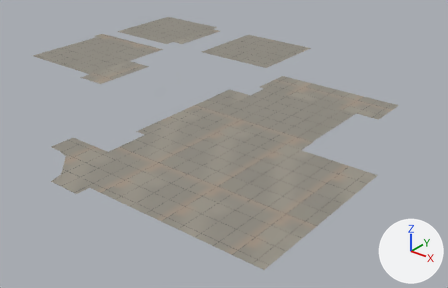
Two versions of the glTF model art-source/predios-colonia-v001/export/colony-shared-floor-v001.glb, one commit apart.
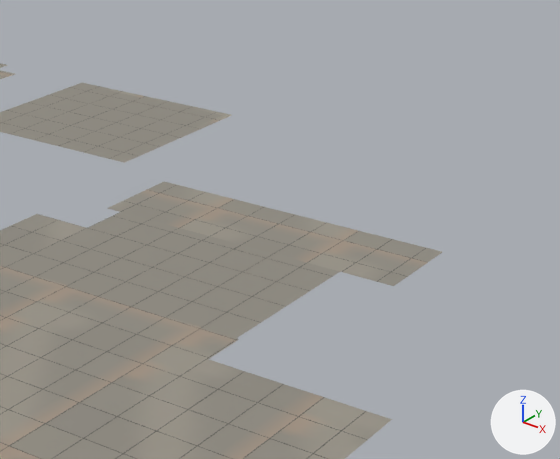
Old and new are each drawn whole from a 50 mm lens placed at (35.5, -49.6, 18.9), pointed at (3.2, -9.2, -6.1) and again close up on the part from 48% to 100% of the width and 0% to 67% of the height. Lighting does not change. The marker at lower right points along +X, +Y and +Z. The older version's two pictures come first. Vertices at exactly the same position are counted once.

Objects in the first close-up: 'ColonyFloor_Clean', 'ColonyFloor_Exterior'.
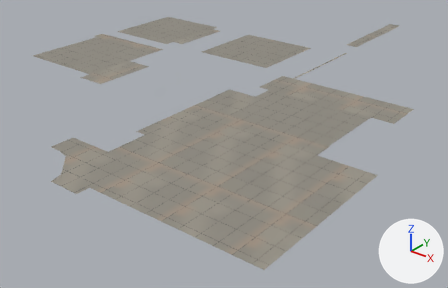
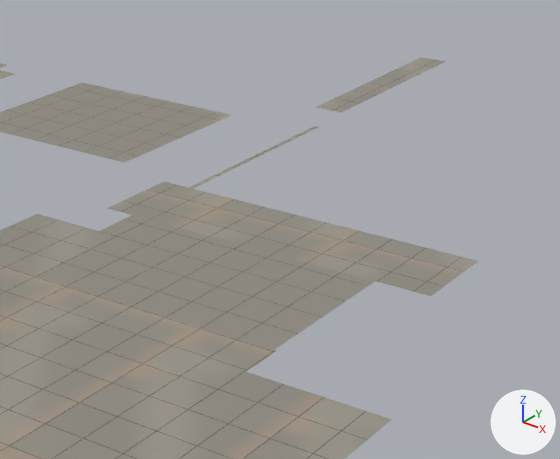
Where the change shows, as pixel boxes [x1, y1, x2, y2] in the close-ups (560 x 459 px; the box of a moved part takes in the faces that stretch with it):
'ColonyFloor_Exterior', reshaped: before [0, 70, 442, 459]; after [0, 57, 478, 459]
'ColonyFloor_Clean', reshaped: before [0, 63, 340, 338]; after [0, 63, 375, 350]
part 1 of me_colonyfloor_exterior_tilepatio, added: after [316, 57, 446, 113]
part 2 of me_colonyfloor_exterior_tilepatio, moved or reshaped: before [11, 239, 442, 459]; after [91, 248, 478, 459]
part 3 of me_colonyfloor_exterior_tilepatio, built on: after [0, 126, 318, 291]
part 4 of me_colonyfloor_clean_tilepatio, built on: before [228, 269, 337, 338]; after [228, 267, 375, 350]

The change in detail:
me_colonyfloor_exterior_tilepatio is used by ob_colonyfloor_exterior; location (0.0, 0.0, 0.0).
me_colonyfloor_exterior_tilepatio had 10247 vertices, 18366 faces and spanned x -16.8..21.5, y -30.0..4.0, z 0.0.
me_colonyfloor_exterior_tilepatio now has 12115 vertices, 21600 faces and spans x -16.8..21.5, y -30.0..17.8, z 0.0.
me_colonyfloor_exterior_tilepatio part 1: a new loose piece of 535 vertices spanning x 6.2..7.4, y 7.2..17.8, z 0.0, in mat_m_piso_patio_vcol.
me_colonyfloor_exterior_tilepatio part 2: 36 vertices moved within x 17.0, y -28.9..-4.9, z 0.0; 533 vertices removed from x 15.7..17.6, y -29.0..-4.8, z 0.0; 722 vertices added at x 16.1..18.8, y -29.0..-4.8, z 0.0.
me_colonyfloor_exterior_tilepatio part 3: 1 vertex moved within x 7.4, y -4.8, z 0.0; 10 vertices removed from x 6.3..6.4, y -29.7..-27.0, z 0.0; 1154 vertices added at x 6.2..8.2, y -30.0..4.8, z 0.0.
me_colonyfloor_clean_tilepatio is used by ob_colonyfloor_clean; location (0.0, 0.0, 0.0).
me_colonyfloor_clean_tilepatio had 6795 vertices, 12168 faces and spanned x -16.2..15.7, y -15.4..4.2, z 0.0.
me_colonyfloor_clean_tilepatio now has 6730 vertices, 12040 faces and spans x -16.2..17.0, y -15.4..4.2, z 0.0.
me_colonyfloor_clean_tilepatio part 4: 1 vertex moved from x 15.7, y -12.0, z 0.0 to x 16.4, y -13.5, z 0.0; 40 vertices removed from x 15.7, y -14.7..-8.7, z 0.0; 199 vertices added at x 15.7..17.0, y -14.9..-8.5, z 0.0.
Other edits to the shape of me_colonyfloor_clean_tilepatio do not show in these pictures.
